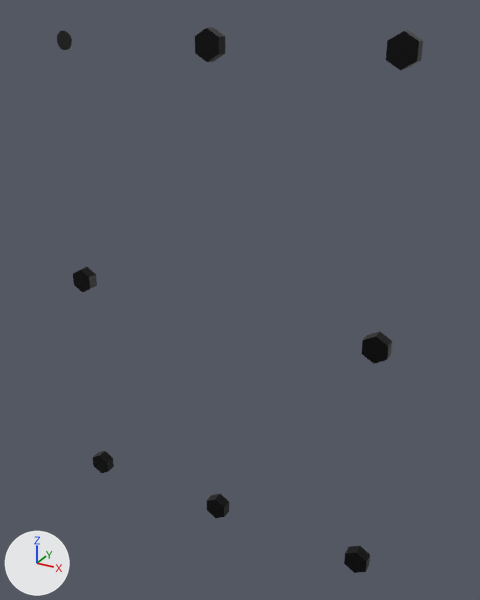
An edit to the OBJ model models/gearbox/cover_bolts_missing.obj, drawn before and after from the same camera.
One viewpoint serves both versions: a 50 mm camera at (-1.106, -1.487, 0.346) aimed at (-1.475, -0.817, 0.011). Arrows for +X, +Y and +Z are at lower left; the lights stay in place. The picture after the commit comes second. Where no turn or scale is listed for an object, it has been applied to the vertices.

Names of what the first picture shows: 'cover_bolts_missing'.
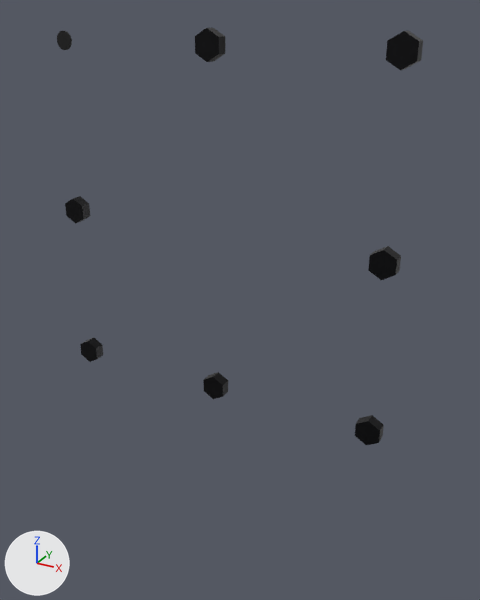
The newer file is also turned or shifted as a whole; pictures and numbers use the older file's frame.

What the commit changed:
me_cover_bolts_missing is used by ob_cover_bolts_missing; location (0.0, 0.0, 0.0).
me_cover_bolts_missing had 180 vertices, 328 faces and spanned x -1.725..-1.275, y -0.844..-0.83, z -0.327..0.327.
me_cover_bolts_missing now has 180 vertices, 328 faces and spans x -1.725..-1.275, y -0.844..-0.83, z -0.127..0.327.
me_cover_bolts_missing part 1: the loose piece of 12 vertices spanning x -1.725..-1.695, y -0.844..-0.83, z -0.327..-0.293 is turned 180 degrees about the x axis through its middle, then moved by (0.0, 0.0, 0.2).
me_cover_bolts_missing part 2: the loose piece of 96 vertices spanning x -1.721..-1.699, y -0.832..-0.83, z 0.299..0.321 is turned -180 degrees about the x axis through its middle.
me_cover_bolts_missing part 3: the loose piece of 12 vertices spanning x -1.515..-1.485, y -0.844..-0.83, z -0.327..-0.293 is turned 180 degrees about the x axis through its middle, then moved by (0.0, 0.0, 0.2).
me_cover_bolts_missing part 4: the loose piece of 12 vertices spanning x -1.515..-1.485, y -0.844..-0.83, z 0.293..0.327 is turned 180 degrees about the x axis through its middle.
me_cover_bolts_missing part 5: the loose piece of 12 vertices spanning x -1.305..-1.275, y -0.844..-0.83, z -0.327..-0.293 is turned 180 degrees about the x axis through its middle, then moved by (0.0, 0.0, 0.2).
me_cover_bolts_missing part 6: the loose piece of 12 vertices spanning x -1.305..-1.275, y -0.844..-0.83, z 0.293..0.327 is turned 180 degrees about the x axis through its middle.
me_cover_bolts_missing part 7: the loose piece of 12 vertices spanning x -1.725..-1.695, y -0.844..-0.83, z -0.017..0.017 is turned 180 degrees about the x axis through its middle, then moved by (0.0, 0.0, 0.1).
me_cover_bolts_missing part 8: the loose piece of 12 vertices spanning x -1.305..-1.275, y -0.844..-0.83, z -0.017..0.017 is turned 180 degrees about the x axis through its middle, then moved by (0.0, 0.0, 0.1).

What differs and where, as boxes [x1, y1, x2, y2] in the pictures (480 x 600 px; the box of a moved part takes in the faces that stretch with it):
'cover_bolts_missing', reshaped (23% shorter)
    before: [57, 28, 423, 573]
    after: [57, 28, 423, 445]
part 1 of me_cover_bolts_missing, moved or reshaped
    before: [93, 451, 114, 473]
    after: [80, 338, 103, 362]
part 2 of me_cover_bolts_missing, moved or reshaped
    both: [57, 31, 72, 50]
part 3 of me_cover_bolts_missing, moved or reshaped
    before: [207, 494, 229, 518]
    after: [203, 372, 228, 399]
part 4 of me_cover_bolts_missing, moved or reshaped
    both: [195, 28, 225, 62]
part 5 of me_cover_bolts_missing, moved or reshaped
    before: [344, 546, 370, 573]
    after: [355, 415, 384, 445]
part 6 of me_cover_bolts_missing, moved or reshaped
    both: [386, 31, 423, 70]
part 7 of me_cover_bolts_missing, moved or reshaped
    before: [73, 267, 97, 292]
    after: [65, 196, 90, 223]
part 8 of me_cover_bolts_missing, moved or reshaped
    before: [361, 332, 392, 364]
    after: [368, 246, 401, 280]
